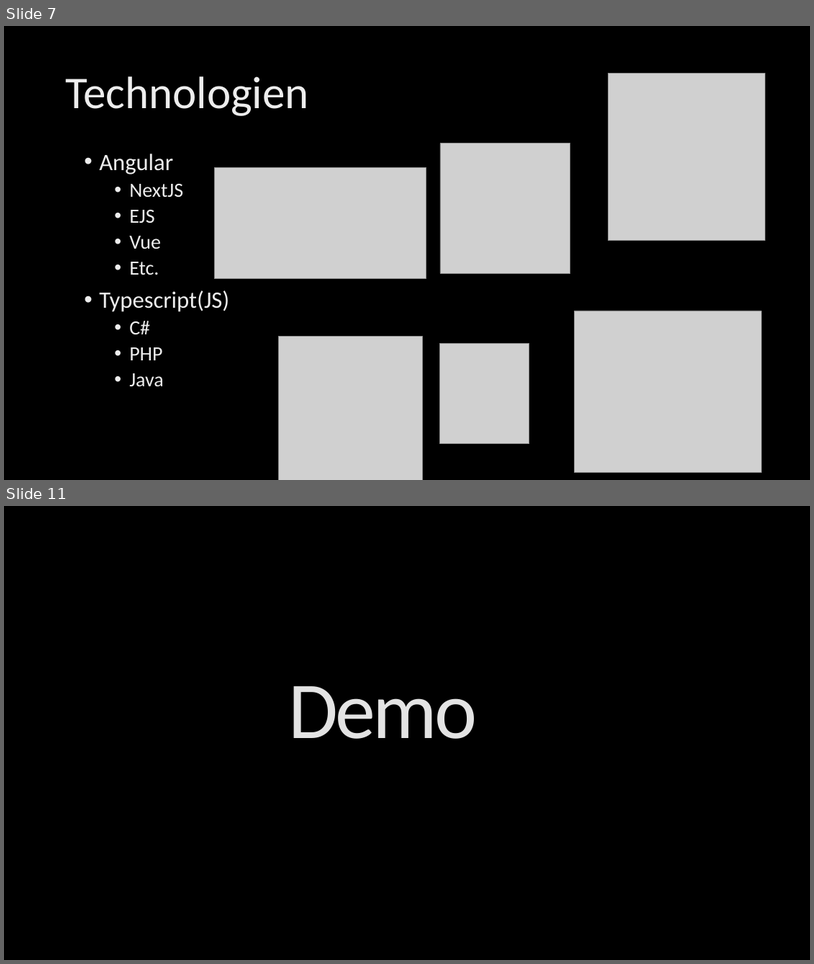
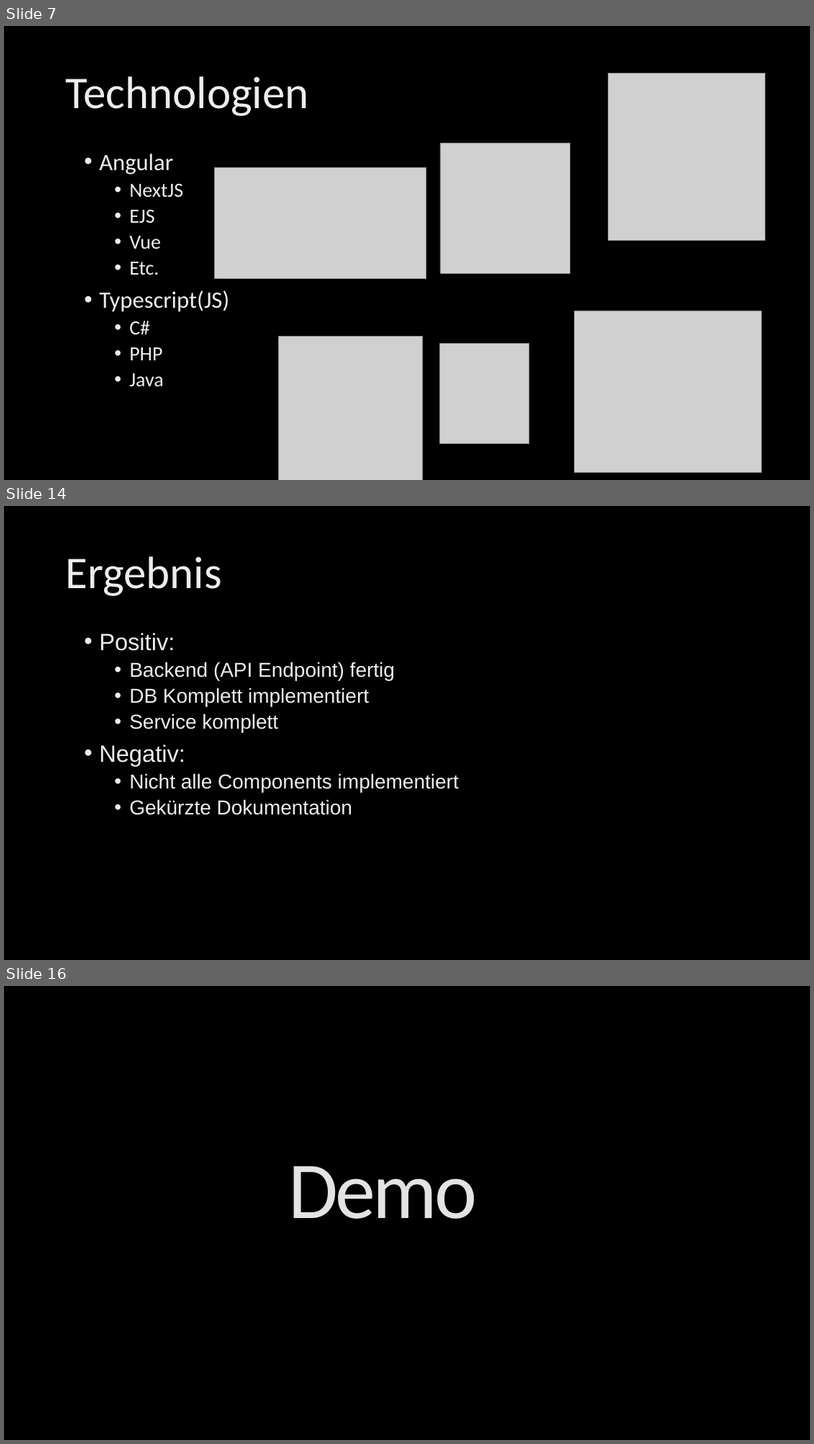
Before and after one commit to seiemens/to-do-prosche, a slide deck: Documentation/M223_Presentation.pptx. Shown one above the other, each under a label of ours: slides 7 and 11 before the commit, slides 7, 14 and 16 after it; the slides between them are not shown. The pictures are 814x964 and 814x1444 pixels, drawn with LibreOffice and Linux fonts; fonts in the diff are those of the drawing; grey boxes stand for pictures; background and template pictures are left out. Boxes give left, top, right and bottom in pixels: in the first picture for what was removed or moved away, otherwise in the second. Text is boxed around its words. In the diff, an @@ line names an element or a change of style, - is before the commit and + after.

```diff
--- a/Documentation/M223_Presentation.pptx
+++ b/Documentation/M223_Presentation.pptx
@@ slide 14 added at (x1=4, y1=506, x2=810, y2=960), background picture (left out) @@
@@ title added at (x1=65, y1=556, x2=221, y2=596), 54 pt, text gradient #BFBFBF to #EDEDED to #FFFFFF @@
+Ergebnis
@@ text added at (x1=99, y1=633, x2=459, y2=815), 24 pt, text gradient #BFBFBF to #EDEDED to #FFFFFF @@
+• Positiv:
+  • Backend (API Endpoint) fertig
+  • DB Komplett implementiert
+  • Service komplett
+• Negativ:
+  • Nicht alle Components implementiert
+  • Gekürzte Dokumentation
@@ what was slide 11 is now slide 16 @@
```
Also in this commit, not shown: 1 slide changed, 6 other slides added, 2 slides removed.
